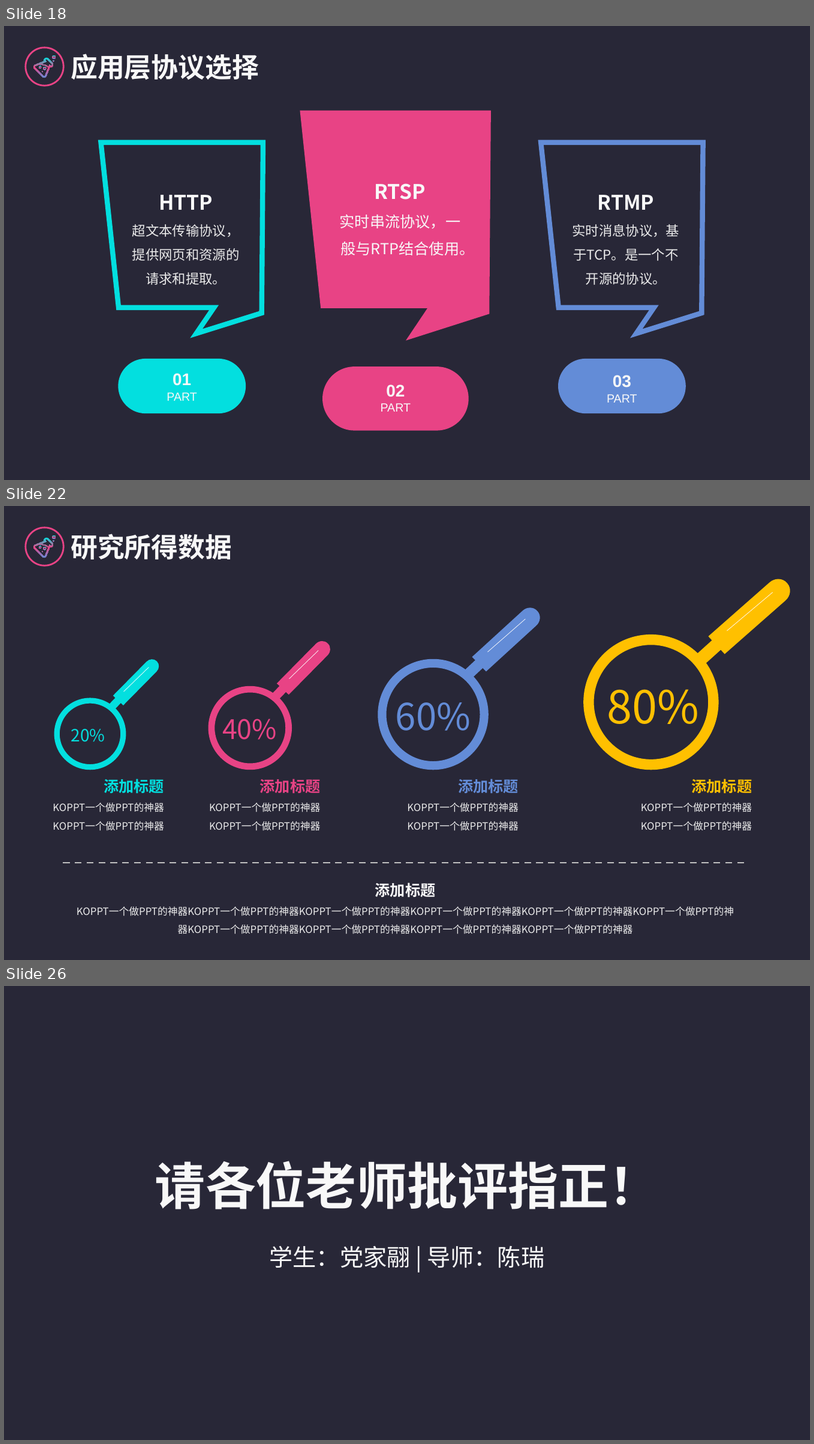
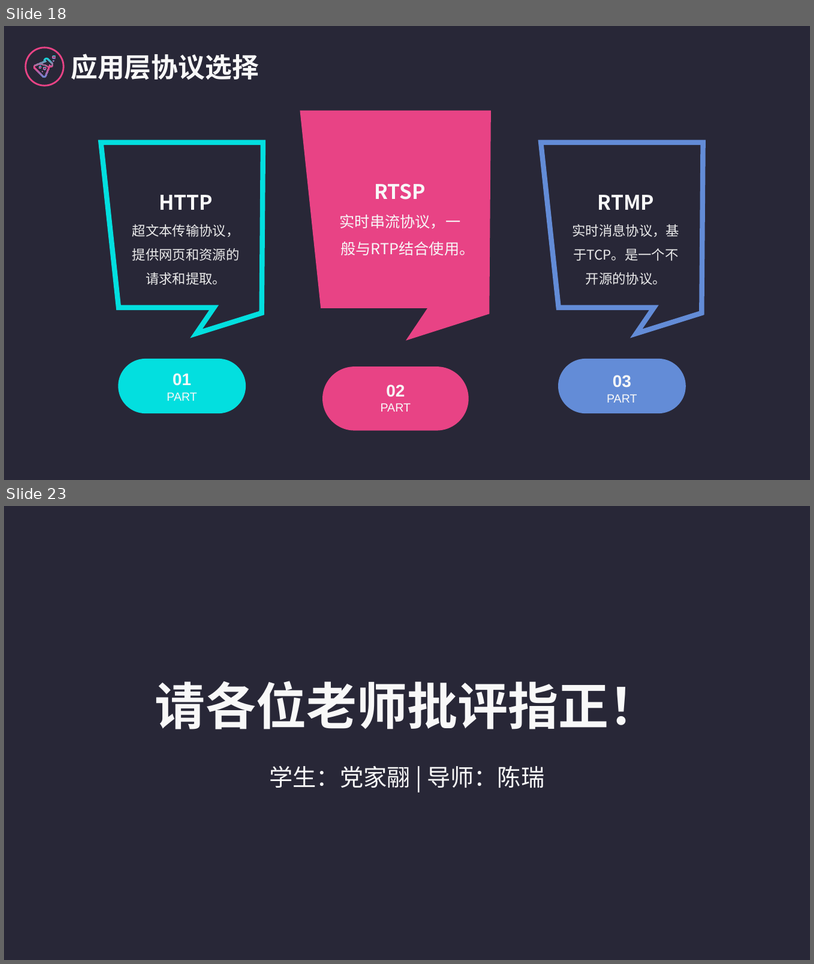
Before and after one commit to logic-basic/Graduation_Project, a slide deck: 答辩演示-党家翮.pptx. Shown one above the other, each under a label of ours: slides 18, 22 and 26 before the commit, slides 18 and 23 after it; the slides between them are not shown. The pictures are 814x1444 and 814x964 pixels, drawn with LibreOffice and Linux fonts; fonts in the diff are those of the drawing. Boxes give left, top, right and bottom in pixels: in the first picture for what was removed or moved away, otherwise in the second. Text is boxed around its words. In the diff, an @@ line names an element or a change of style, - is before the commit and + after.

Commit message:
[feature] 完成ppt的内容

```diff
--- a/答辩演示-党家翮.pptx
+++ b/答辩演示-党家翮.pptx
@@ slide 22 removed at [4, 506, 810, 960], background #FFFFFF; not listed: 8 template elements that a slide beside it also shows @@
@@ text removed at [71, 534, 232, 559] @@
-研究所得数据
@@ group removed at [54, 574, 796, 897]: 9 texts, 5 lines, 4 freeform shapes, 4 rectangles, 4 donuts @@
-40%
-60%
-80%
-添加标题
-KOPPT一个做PPT的神器KOPPT一个做PPT的神器
-20%
-添加标题
-KOPPT一个做PPT的神器KOPPT一个做PPT的神器
-添加标题
-KOPPT一个做PPT的神器KOPPT一个做PPT的神器
-添加标题
-KOPPT一个做PPT的神器KOPPT一个做PPT的神器
-添加标题
-KOPPT一个做PPT的神器KOPPT一个做PPT的神器KOPPT一个做PPT的神器KOPPT一个做PPT的神器KOPPT一个做PPT的神器KOPPT一个做PPT的神器KOPPT一个做PPT的神器KOPPT一个做PPT的神器KOPPT一个做PPT的神器KOPPT一个做PPT的神器
@@ what was slide 26 is now slide 23 @@
```
Also in this commit, not shown: 2 slides changed, 2 slides added, 4 other slides removed.
